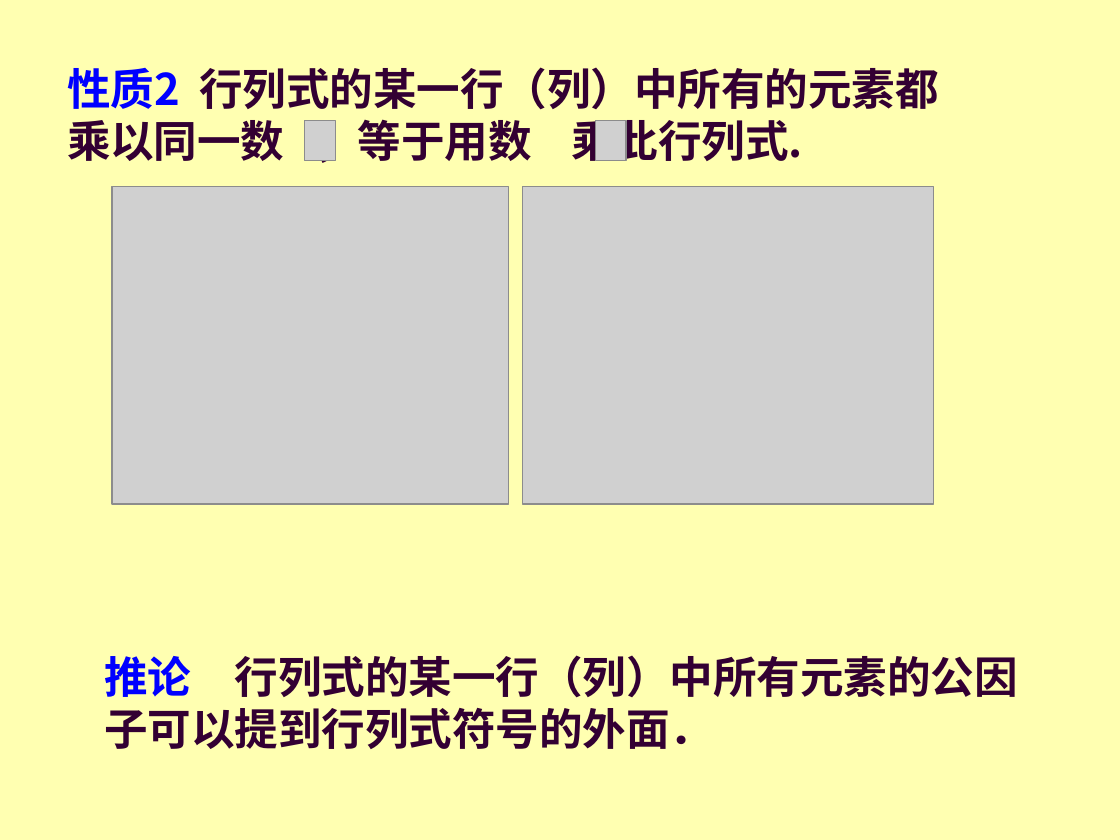
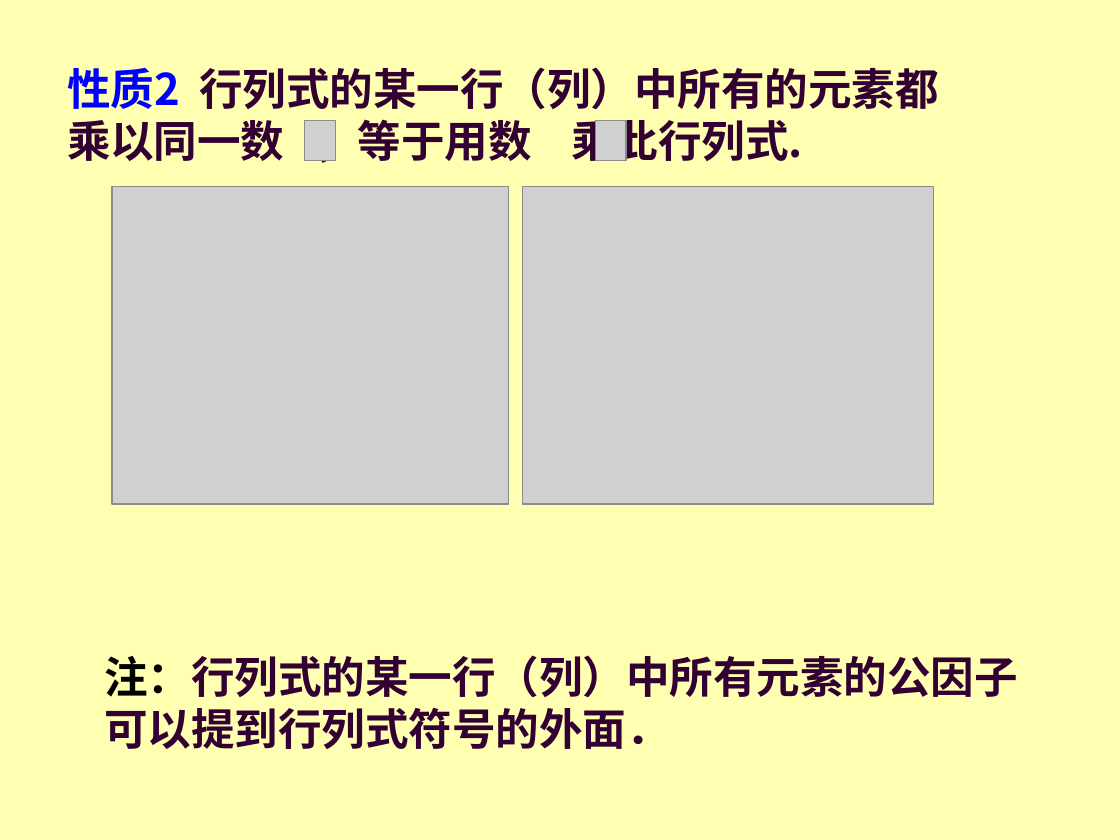
Before and after one commit to zhangbiaomath/zhangbiaomath.github.io, a slide deck: slide 58 of teaching/高等代数/课件/第2章-行列式.ppt. Drawn at 1120x840 pixels with LibreOffice and Linux fonts; fonts in the diff are those of the drawing; grey boxes stand for pictures. Boxes give left, top, right and bottom in pixels: in the first picture for what was removed or moved away, otherwise in the second. Text is boxed around its words. In the diff, an @@ line names an element or a change of style, - is before the commit and + after.

```diff
--- a/teaching/高等代数/课件/第2章-行列式.ppt
+++ b/teaching/高等代数/课件/第2章-行列式.ppt
@@ text at (104,655,1017,749): text changed @@
-推论 行列式的某一行（列）中所有元素的公因子可以提到行列式符号的外面．
+注：行列式的某一行（列）中所有元素的公因子可以提到行列式符号的外面．
```
Also in this commit, not shown: 1 other slide changed, 3 other files.
